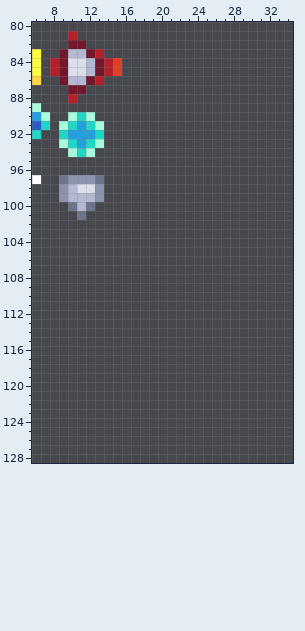
Two states of a pixel-art file, res/atlas/tiles.aseprite. The first picture shows the starting point.
256x256 pixels, 1 frame. Pixels under 10% opacity are left out. Colours within 5 levels of each other are drawn and written as one. Shown: x 6..34, y 80..128. The old version is drawn lined up with the new one.
The same view after the edit:
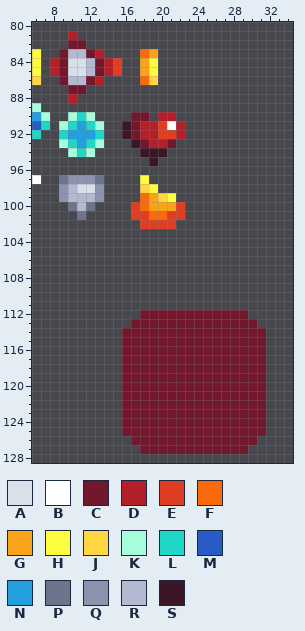
Palette (. is transparent): A #dae0ea  B #ffffff  C #73172d  D #b4202a  E #df3e23  F #fa6a0a  G #f9a31b  H #fffc40  J #ffd541  K #a6fcdb  L #20d6c7  M #285cc4  N #249fde  P #6d758d  Q #8b93af  R #b3b9d1  S #3b1725
Diff:
drawings rearranged on the sheet (the old picture shows each at its new place; 17 dropped ones are not shown)
The author put colour B in row 91 at x 21.
The author put colour C in row 90 at x 17 to 18; in rows 91 to 92 at x 17; in row 93 at x 18 and 21; in row 112 at x 18 to 29; in row 113 at x 17 to 30; in rows 114 to 125 at x 16 to 31.
The author put colour C in row 126 at x 17 to 30; in row 127 at x 18 to 29.
The author put colour D in row 90 at x 20 to 21; in rows 91 to 92 at x 18 to 19 and 22; in row 93 at x 19 to 20.
The author put colour E in row 91 at x 20; in row 92 at x 20 to 21; in row 100 at x 17 and 22; in row 101 at x 17 to 18 and 21 to 22; in row 102 at x 18 to 21.
The author put colour F in row 83 at x 18; in row 86 at x 18; in rows 99 to 100 at x 18; in row 101 at x 19 to 20.
The author put colour G in row 83 at x 19; in rows 84 to 85 at x 18; in row 99 at x 19; in row 100 at x 19 to 21.
The author put colour H in rows 84 to 85 at x 19; in row 97 at x 18; in row 98 at x 19; in row 99 at x 21.
The author put colour J in row 86 at x 19; in row 98 at x 18; in row 99 at x 20.
The author put colour S in rows 91 to 92 at x 16; in row 93 at x 17; in row 94 at x 18 to 20; in row 95 at x 19.
Pixel boxes of the changes (left, top, right, bottom) in both pictures:
added: (122, 49, 185, 229)
added: (122, 310, 266, 454)
